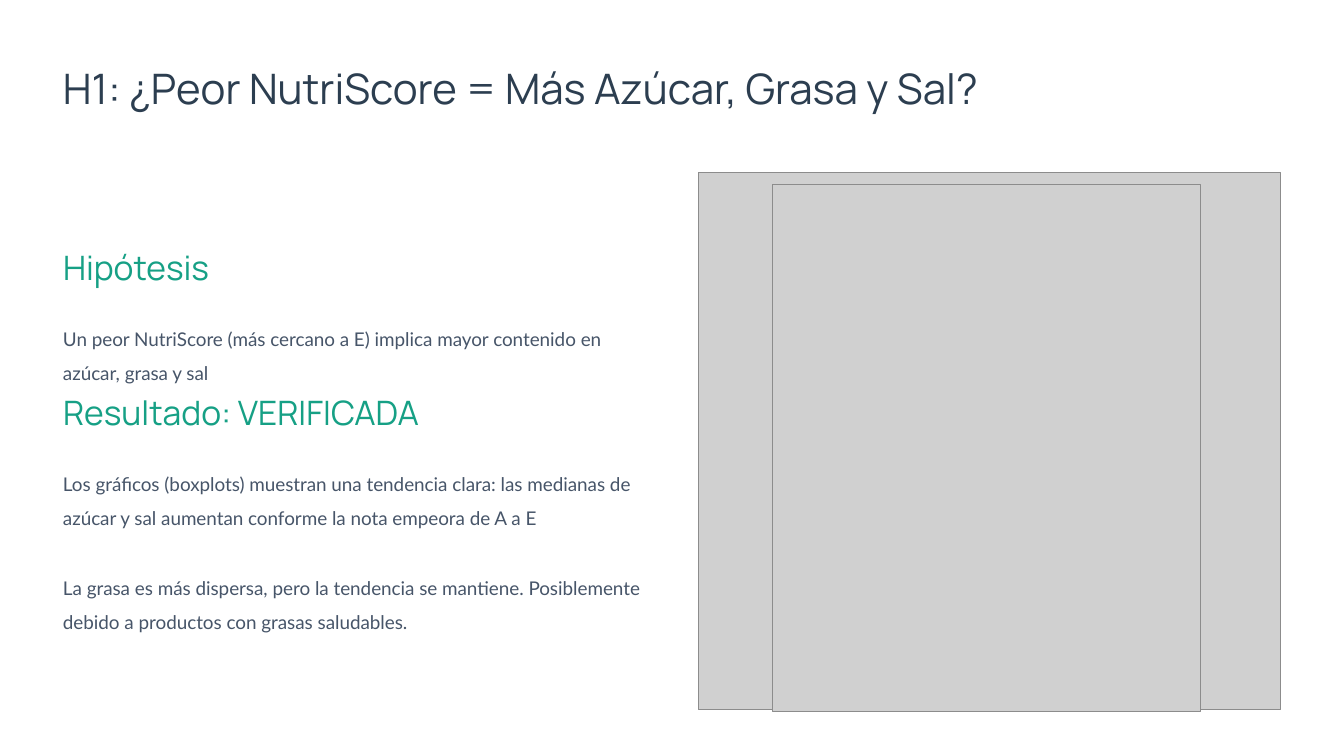
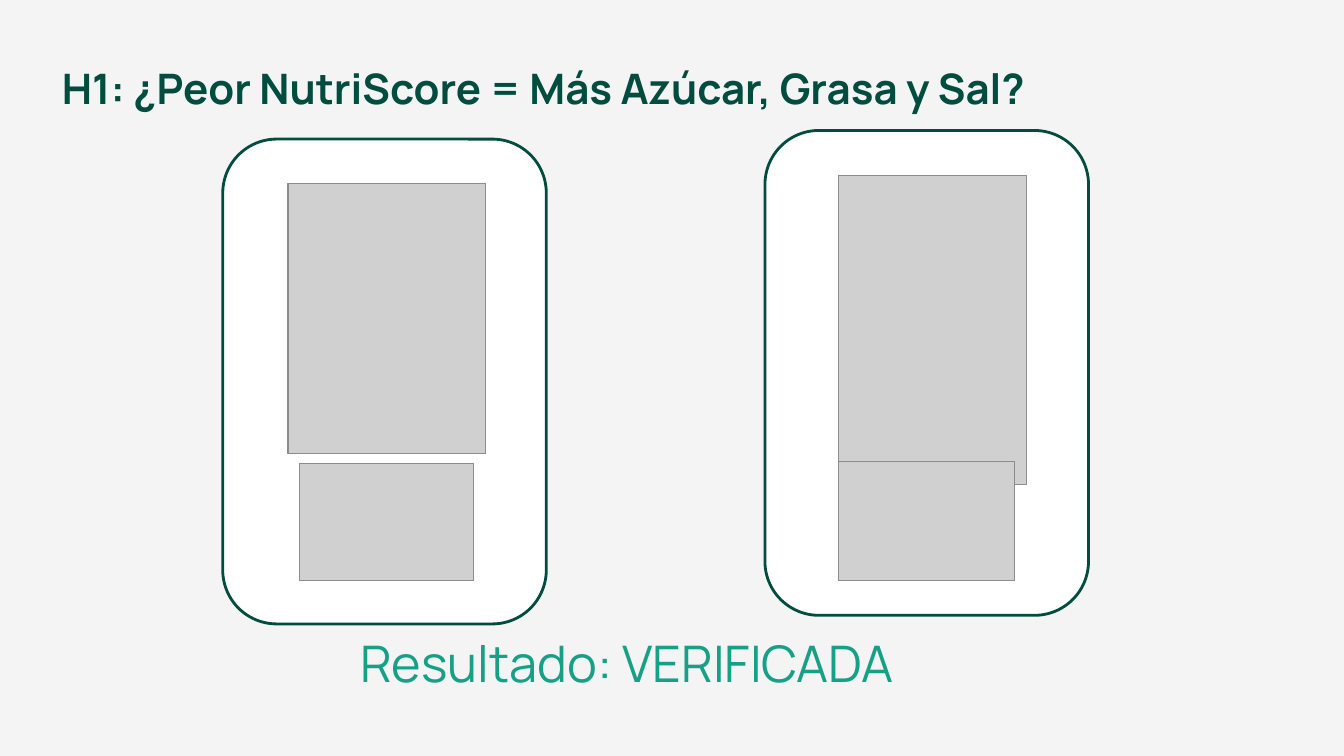
Before and after one commit to SergioMartinezRico/EDA_Nutriscore_NOVA, a slide deck: slide 9 of Análisis NutriScore vs NOVA.pptx. Drawn at 1344x756 pixels with LibreOffice and Linux fonts; fonts in the diff are those of the drawing; grey boxes stand for pictures. Boxes give left, top, right and bottom in pixels: in the first picture for what was removed or moved away, otherwise in the second. Text is boxed around its words. In the diff, an @@ line names an element or a change of style, - is before the commit and + after.

```diff
--- a/Análisis NutriScore vs NOVA.pptx
+++ b/Análisis NutriScore vs NOVA.pptx
@@ background #FFFFFF to #F4F4F4 @@
@@ text "H1: ¿Peor NutriScore = Más ..." at box(62, 70, 1025, 114): text colour #2C3E50 to #004D40, bold on @@
@@ rounded rectangle added at box(223, 139, 546, 624), fill #FFFFFF, outline #004D40 2 pt @@
@@ rounded rectangle added at box(765, 130, 1089, 615), fill #FFFFFF, outline #004D40 2 pt @@
@@ picture removed at box(699, 172, 1281, 710) @@
@@ picture added at box(839, 175, 1026, 485) @@
@@ picture added at box(288, 185, 486, 455) @@
@@ picture removed at box(772, 185, 1201, 712) @@
@@ text removed at box(63, 253, 209, 288) @@
-Hipótesis
@@ text removed at box(63, 331, 601, 384) @@
-Un peor NutriScore (más cercano a E) implica mayor contenido en azúcar, grasa y sal
@@ text removed at box(63, 476, 631, 529) @@
-Los gráficos (boxplots) muestran una tendencia clara: las medianas de azúcar y sal aumentan conforme la nota empeora de A a E
@@ picture added at box(299, 464, 473, 581) @@
@@ picture added at box(839, 462, 1015, 581) @@
@@ text removed at box(63, 581, 640, 633) @@
-La grasa es más dispersa, pero la tendencia se mantiene. Posiblemente debido a productos con grasas saludables.
@@ text "Resultado: VERIFICADA": place and size @@
-text "Resultado: VERIFICADA" at box(63, 400, 419, 426)
+text "Resultado: VERIFICADA" at box(360, 645, 893, 683)
@@ text "Resultado: VERIFICADA" at box(360, 645, 893, 683): size 24 to 36 pt @@
```
Also in this commit, not shown: 14 other slides changed, 3 slides added, 3 slides removed.
